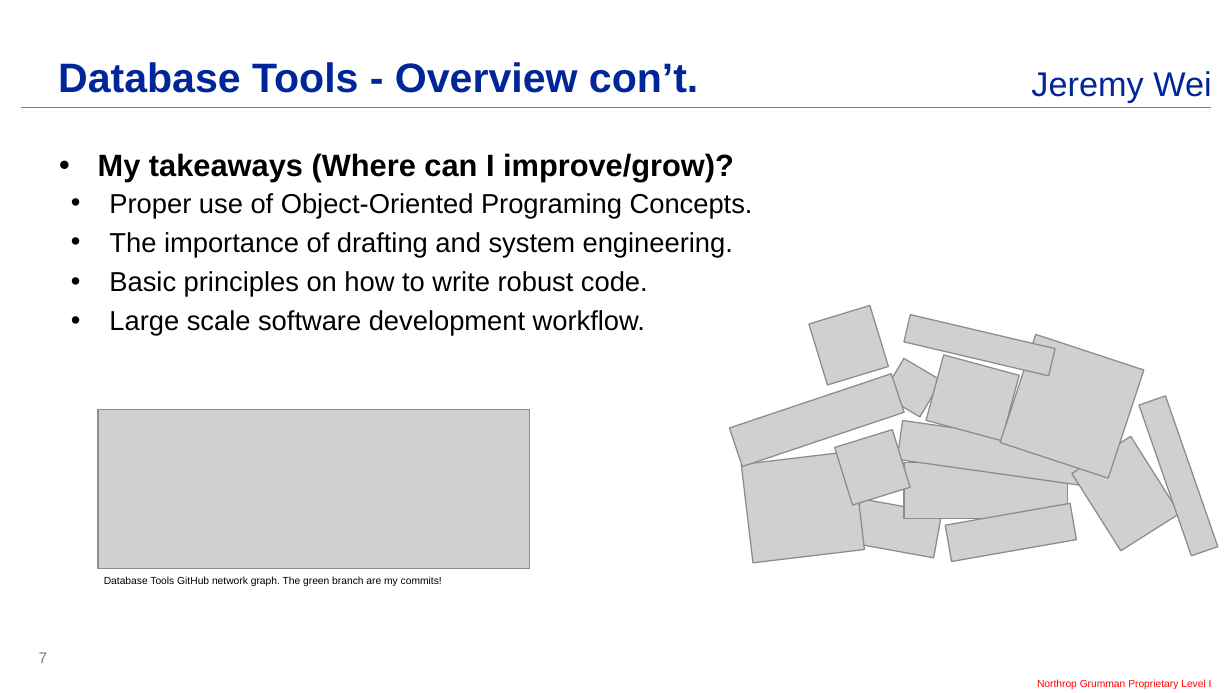
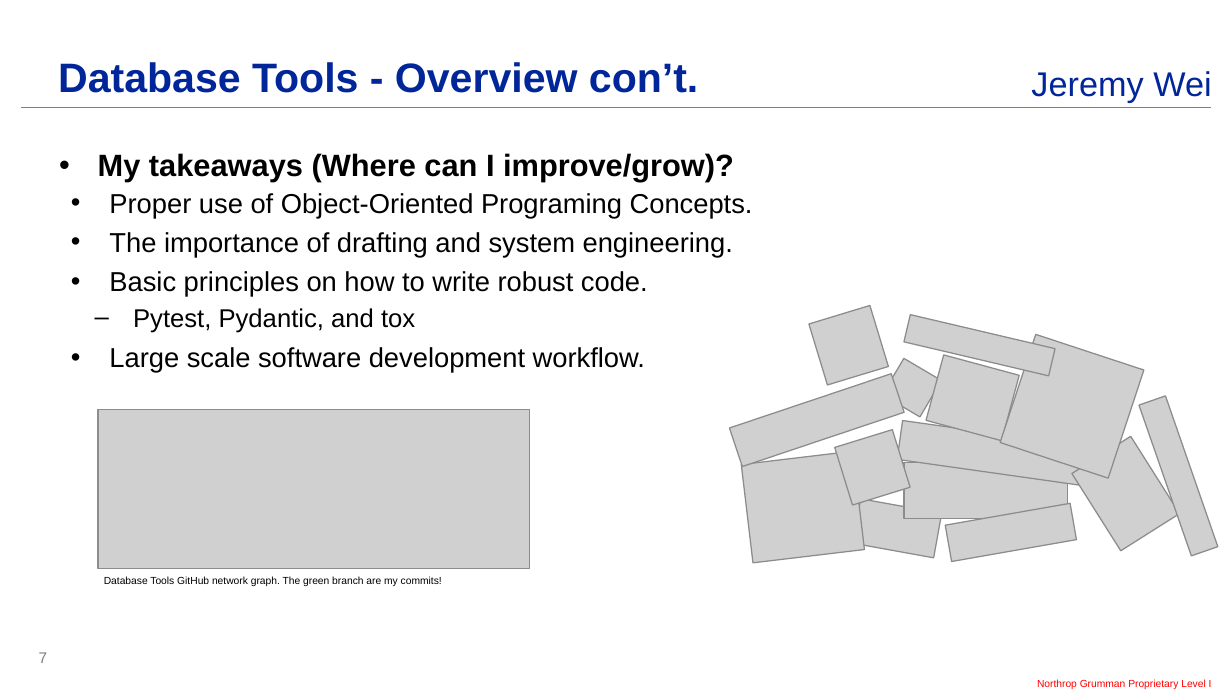
Before and after one commit to cosgroma/database-tools, a slide deck: slide 7 of docs/presentations/Intern_Showcase_Wei.pptx. Drawn at 1232x693 pixels with LibreOffice and Linux fonts; fonts in the diff are those of the drawing; grey boxes stand for pictures; background and template pictures are left out. Boxes give left, top, right and bottom in pixels: in the first picture for what was removed or moved away, otherwise in the second. Text is boxed around its words. In the diff, an @@ line names an element or a change of style, - is before the commit and + after.

```diff
--- a/docs/presentations/Intern_Showcase_Wei.pptx
+++ b/docs/presentations/Intern_Showcase_Wei.pptx
@@ text at (x1=133, y1=308, x2=415, y2=333): paragraph added @@
+    – Pytest, Pydantic, and tox
```
Also in this commit, not shown: 2 other slides changed.
